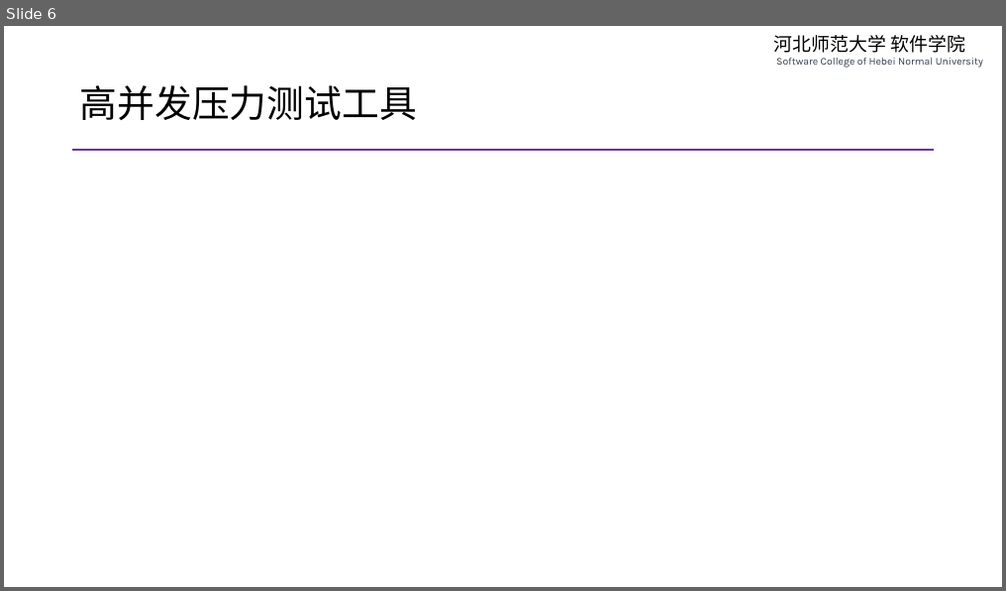
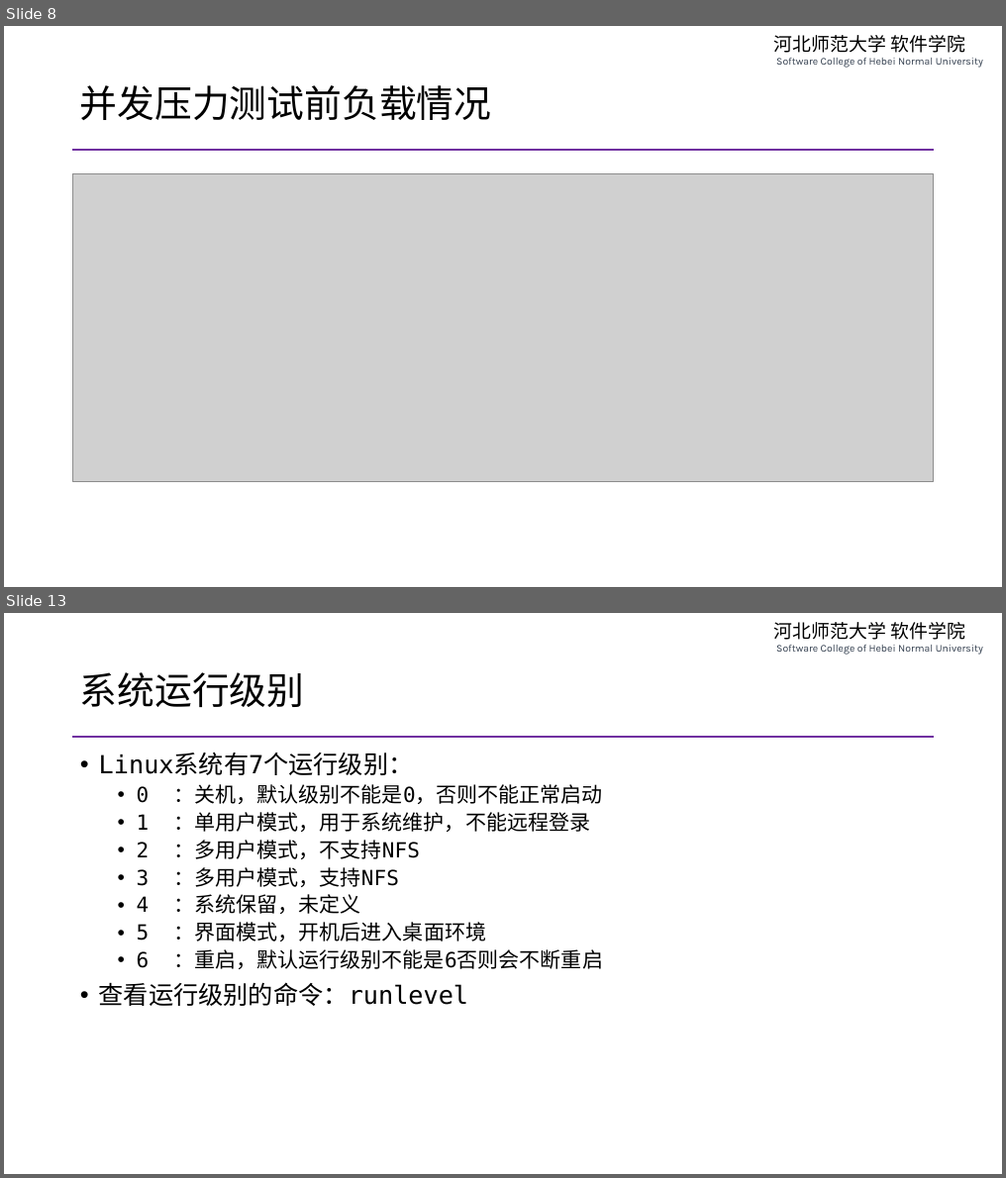
Before and after one commit to edu2act/course-php-serverside-development-on-linux, a slide deck: materials/slides/ch16-lnmp-more-detail-and-system-service.pptx. Shown one above the other, each under a label of ours: slide 6 before the commit, slides 8 and 13 after it; the slides between them are not shown. The pictures are 1006x591 and 1006x1178 pixels, drawn with LibreOffice and Linux fonts; fonts in the diff are those of the drawing; grey boxes stand for pictures. Boxes give left, top, right and bottom in pixels: in the first picture for what was removed or moved away, otherwise in the second. Text is boxed around its words. In the diff, an @@ line names an element or a change of style, - is before the commit and + after.

```diff
--- a/materials/slides/ch16-lnmp-more-detail-and-system-service.pptx
+++ b/materials/slides/ch16-lnmp-more-detail-and-system-service.pptx
@@ slide 13 added at (4,613,1002,1174), background #FFFFFF; not listed: 2 template elements that a slide beside it also shows @@
@@ title added at (80,672,305,707), 36 pt, text #000000 @@
+系统运行级别
@@ text added at (99,753,603,1006), 20 pt, text #000000 @@
+• Linux系统有7个运行级别：
+  • 0 ：关机，默认级别不能是0，否则不能正常启动
+  • 1 ：单用户模式，用于系统维护，不能远程登录
+  • 2 ：多用户模式，不支持NFS
+  • 3 ：多用户模式，支持NFS
+  • 4 ：系统保留，未定义
+  • 5 ：界面模式，开机后进入桌面环境
+  • 6 ：重启，默认运行级别不能是6否则会不断重启
+• 查看运行级别的命令：runlevel
@@ what was slide 6 is now slide 8 @@
@@ slide 8 changed as well @@
@@ title at (80,85,492,120): text changed @@
-高并发压力测试工具
+并发压力测试前负载情况
@@ picture added at (73,174,934,482) @@
```
Also in this commit, not shown: 4 other slides changed, 9 other slides added, 4 slides removed, 7 other files.
